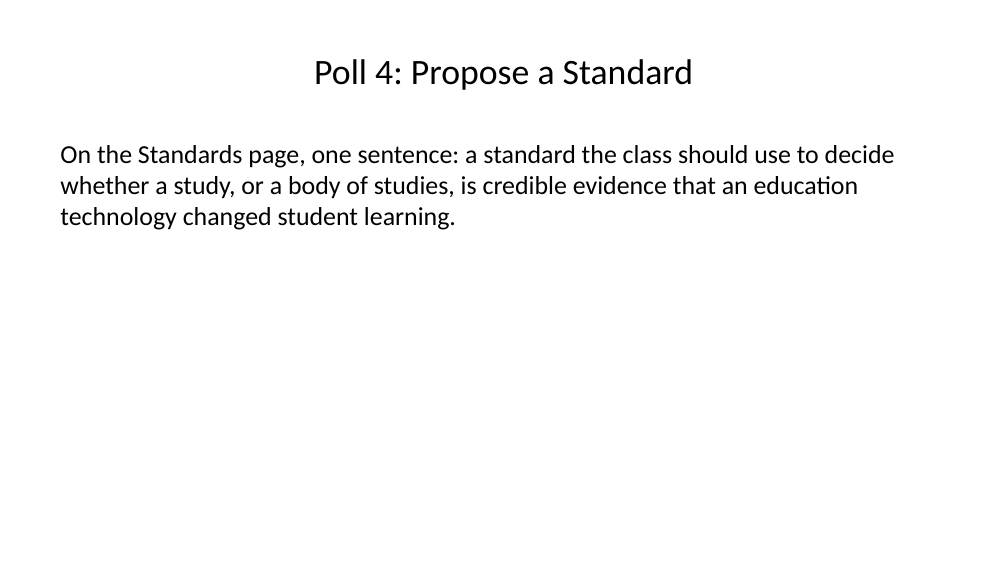
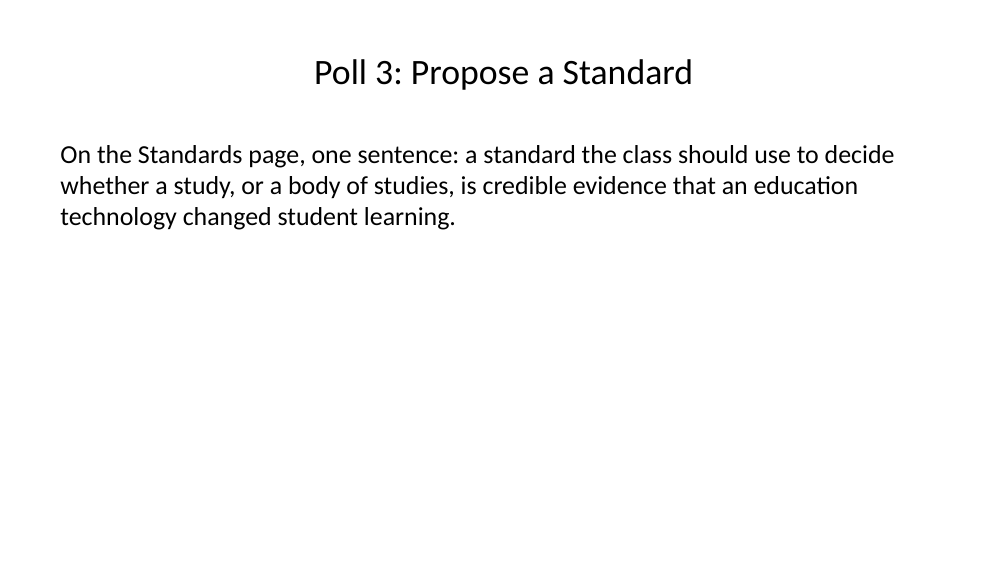
Before and after one commit to steffenerickson/edtech-evidence-lab, a slide deck: slide 15 of slides/output/edtech_slides_v1.pptx (slide 16 before the commit). Drawn at 1008x567 pixels with LibreOffice and Linux fonts; fonts in the diff are those of the drawing. Boxes give left, top, right and bottom in pixels: in the first picture for what was removed or moved away, otherwise in the second. Text is boxed around its words. In the diff, an @@ line names an element or a change of style, - is before the commit and + after.

```diff
--- a/slides/output/edtech_slides_v1.pptx
+++ b/slides/output/edtech_slides_v1.pptx
@@ title at bbox=[314, 59, 693, 90]: text changed @@
-Poll 4: Propose a Standard
+Poll 3: Propose a Standard
```
Also in this commit, not shown: 2 other slides changed, 1 slide added, 2 slides removed, 7 other files.
